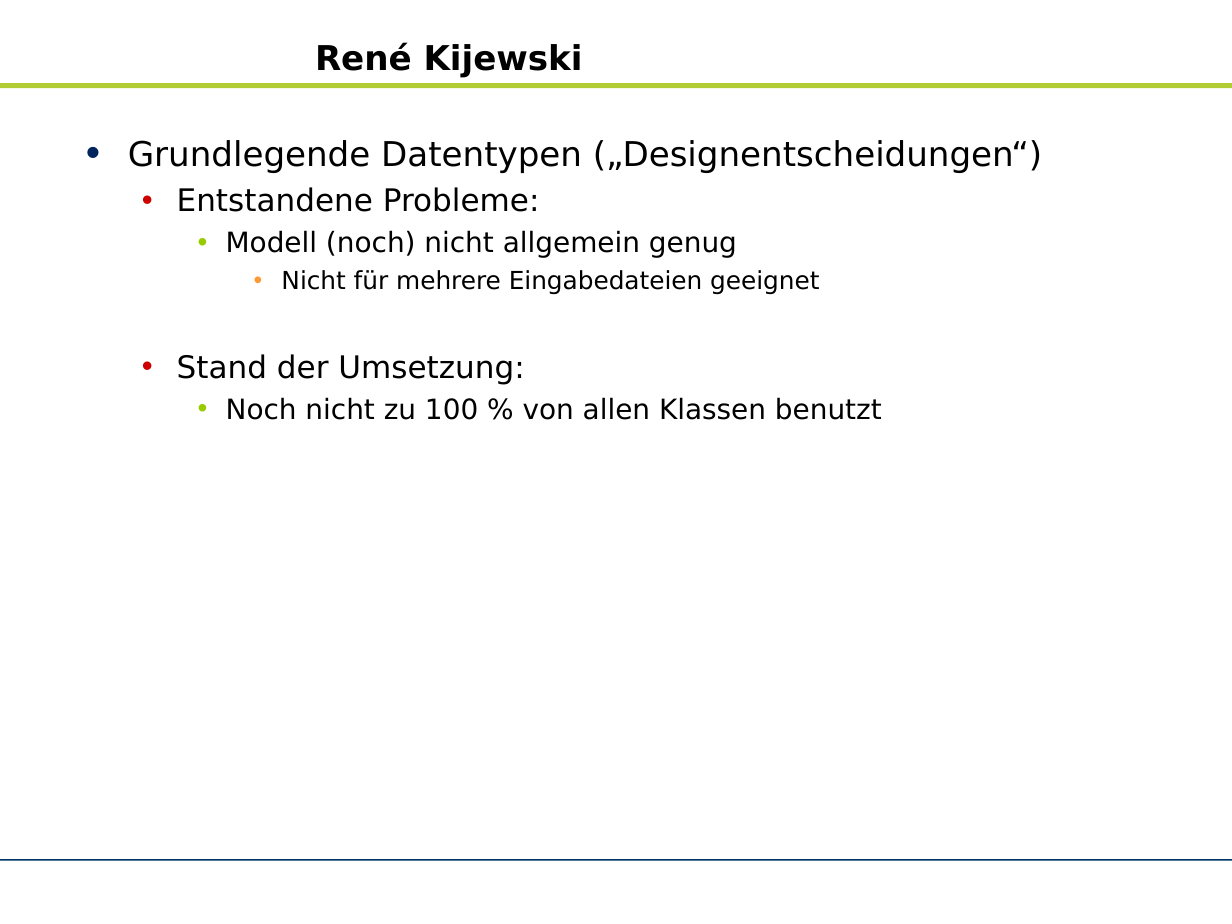
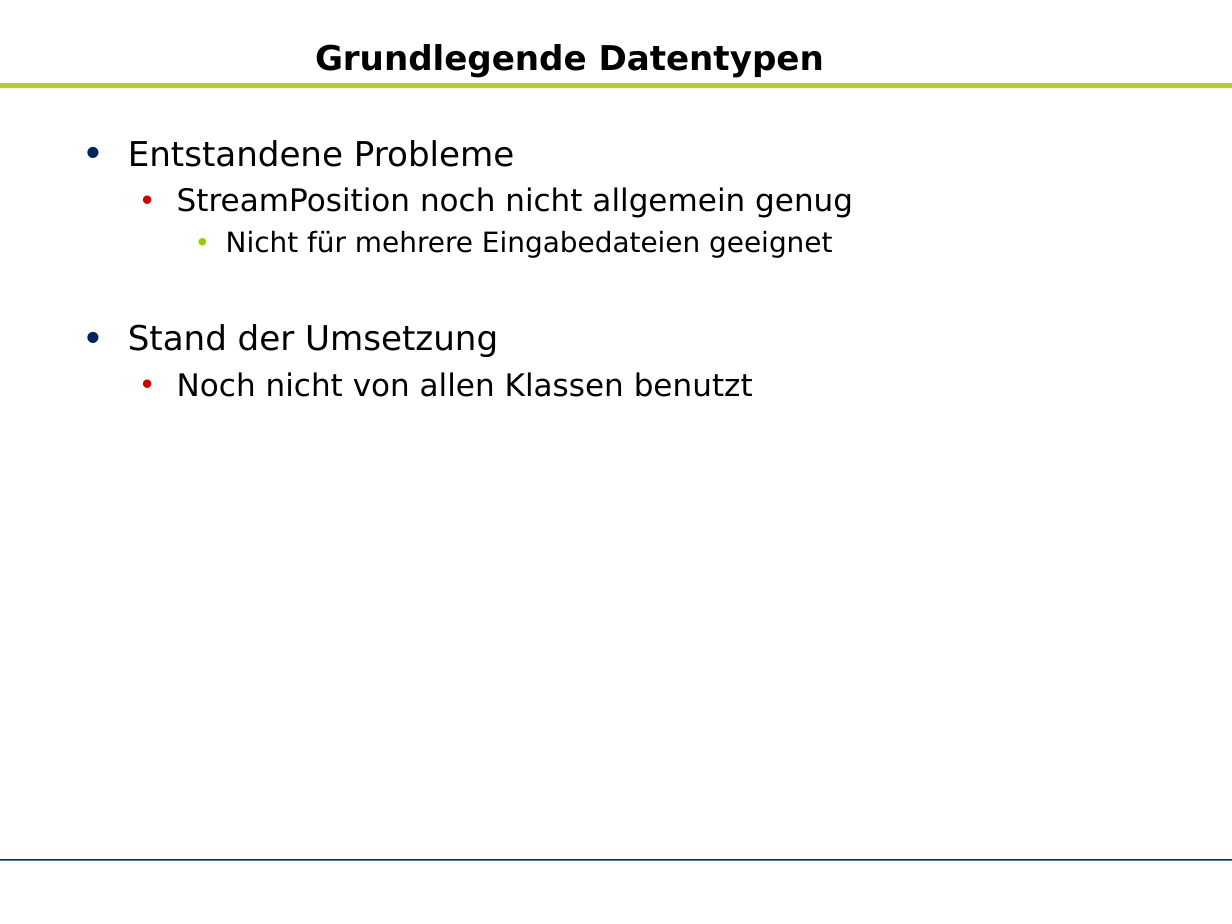
Before and after one commit to zhongxinhua/sose10-swp-uebersetzerbau, a slide deck: slide 10 of trunk/dokumentation/rk-kundenpraesentation/rk-kundenpraesentation.odp (slide 13 before the commit). Drawn at 1232x924 pixels with LibreOffice and Linux fonts; fonts in the diff are those of the drawing; background and template pictures are left out. Boxes give left, top, right and bottom in pixels: in the first picture for what was removed or moved away, otherwise in the second. Text is boxed around its words. In the diff, an @@ line names an element or a change of style, - is before the commit and + after.

```diff
--- a/trunk/dokumentation/rk-kundenpraesentation/rk-kundenpraesentation.odp
+++ b/trunk/dokumentation/rk-kundenpraesentation/rk-kundenpraesentation.odp
@@ title at [315,44,824,77]: text changed @@
-René Kijewski
+Grundlegende Datentypen
@@ text at [128,140,853,218]: text changed; size 22 to 20 pt @@
-• Grundlegende Datentypen („Designentscheidungen“)
-  • Entstandene Probleme:
-    • Modell (noch) nicht allgemein genug
+• Entstandene Probleme
+  • StreamPosition noch nicht allgemein genug
@@ text at [226,230,832,258]: size 16 to 18 pt in "Nicht für mehrere Eingabedateien geeignet"; list level 4 to 3 in "Nicht für mehrere Eingabedateien geeignet"; bullet colour #FF9933 to #99CC00 @@
@@ text at [128,324,753,397]: text changed; size 18 to 20 pt @@
-  • Stand der Umsetzung:
-    • Noch nicht zu 100 % von allen Klassen benutzt
+• Stand der Umsetzung
+  • Noch nicht von allen Klassen benutzt
```
Also in this commit, not shown: 20 other slides changed, 9 slides added, 6 slides removed, 1 other file.
